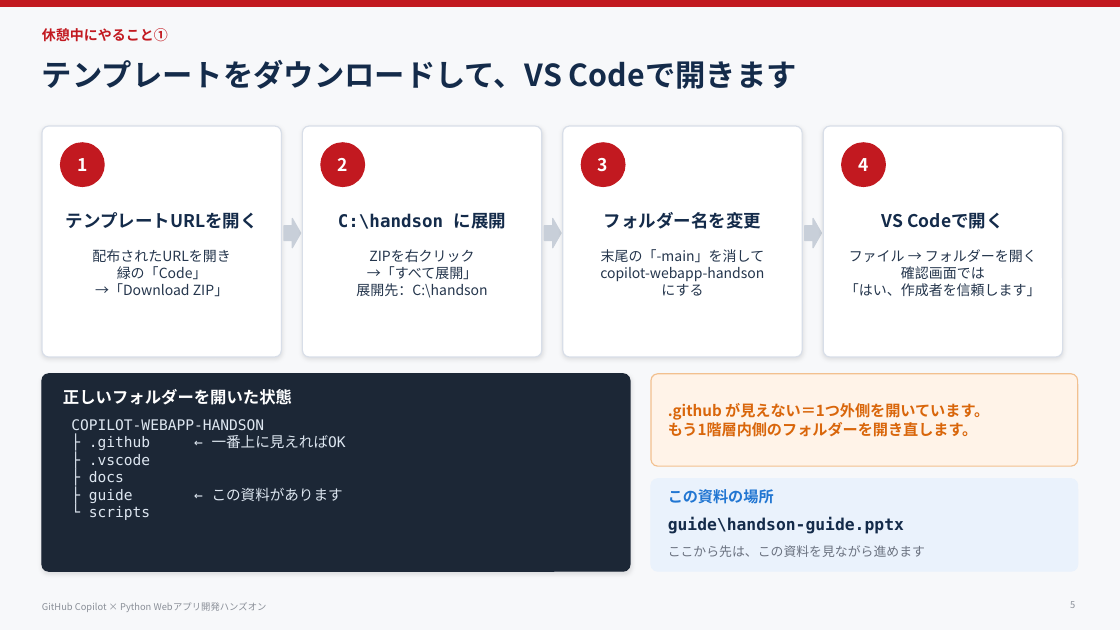
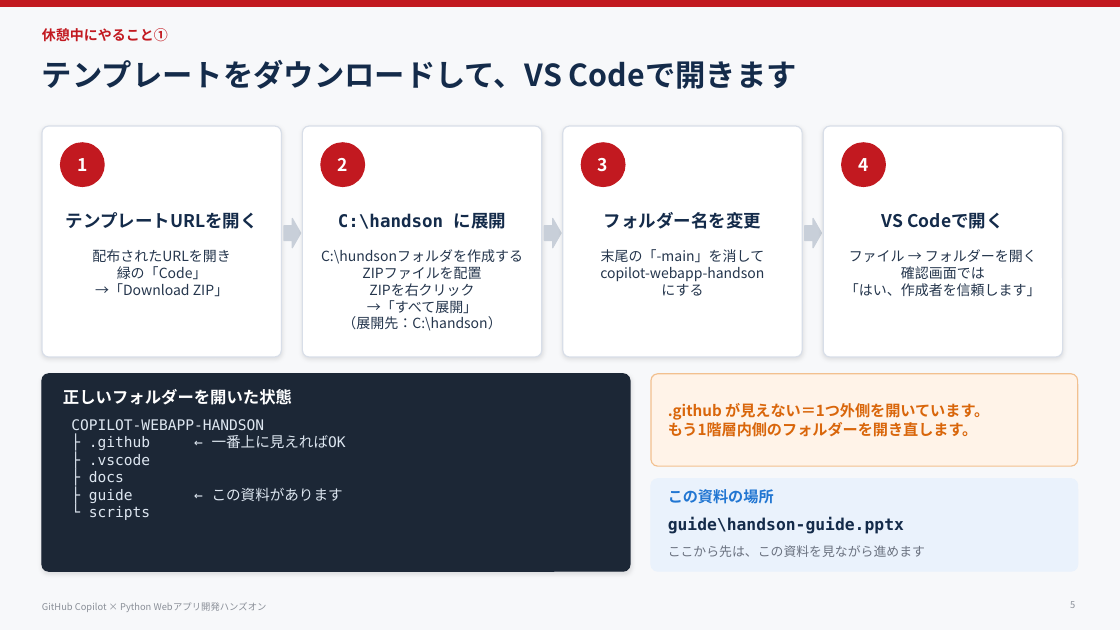
Before and after one commit to KacomsInstructor/copilot-webapp-handson, a slide deck: slide 5 of guide/GitHub_Copilot_Python_WebApp_受講者向けハンズオン_v3.2.pptx. Drawn at 1120x630 pixels with LibreOffice and Linux fonts; fonts in the diff are those of the drawing. Boxes give left, top, right and bottom in pixels: in the first picture for what was removed or moved away, otherwise in the second. Text is boxed around its words. In the diff, an @@ line names an element or a change of style, - is before the commit and + after.

Commit message:
資料アップデート20261027

```diff
--- a/guide/GitHub_Copilot_Python_WebApp_受講者向けハンズオン_v3.2.pptx
+++ b/guide/GitHub_Copilot_Python_WebApp_受講者向けハンズオン_v3.2.pptx
@@ text at [321, 249, 523, 279]: paragraphs added @@
+C:\hundsonフォルダを作成する
+ZIPファイルを配置
@@ text at [342, 316, 501, 331]: text changed @@
-展開先：C:\handson
+（展開先：C:\handson）
```
